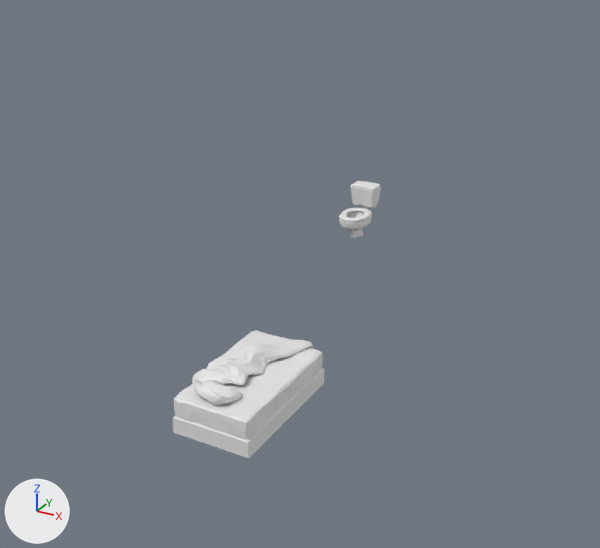
Renders of the Blender file Gregu/room1.blend from each side of a commit.
Rendered twice from a 50 mm lens placed at (3.76, -6.6, 5.2), pointed at (-2.97, 5.64, -0.92). The lights are fixed; the arrows at lower left show +X, +Y and +Z.

The older version as bpy lines, for what is in view:
```python
ob_circle_001 = bpy.data.objects.new('Circle.001', me_circle_001)
ob_circle_001.location = (0.79, 1.14, -0.02)
ob_cube_004 = bpy.data.objects.new('Cube.004', me_cube_004)
ob_cube_004.location = (-0.61, -0.32, 0.45)
ob_cube_004.rotation_euler = (0.0, 0.0, 3.142)  # degrees (0, 0, 180)
ob_cylinder_005 = bpy.data.objects.new('Cylinder.005', me_cylinder_005)
ob_cylinder_005.location = (-1.92, 5.69, 0.0)
ob_cylinder_006 = bpy.data.objects.new('Cylinder.006', me_cylinder_006)
ob_cylinder_006.location = (-1.92, 5.69, 0.0)
ob_cylinder_009 = bpy.data.objects.new('Cylinder.009', me_cylinder_008)
ob_cylinder_009.location = (-1.79, 15.15, 0.0)
ob_cylinder_010 = bpy.data.objects.new('Cylinder.010', me_cylinder_009)
ob_cylinder_010.location = (-1.79, 15.15, 0.0)
ob_plane_010 = bpy.data.objects.new('Plane.010', me_plane_010)
ob_plane_010.location = (0.0, 0.0, 0.0)
ob_plane_011 = bpy.data.objects.new('Plane.011', me_plane_011)
ob_plane_011.location = (0.0, 0.0, 0.0)
ob_plane_012 = bpy.data.objects.new('Plane.012', me_plane_012)
ob_plane_012.location = (-1.82, 14.65, 0.0)
# also in view: 'Cube.001' at (-0.61, 0.23, 0.33); 'Cube.002' at (-0.69, -0.36, 0.51); 'Cube.003' at (-0.61, 0.23, 0.11)
```
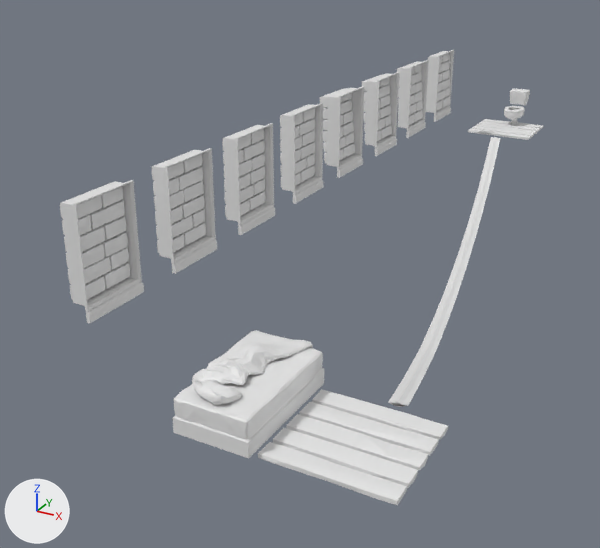
Pixel boxes [x1, y1, x2, y2] of what changed, in the pictures (600 x 548 px):
'Plane.010', shown: after [61, 50, 454, 323]
'Plane.011', shown: after [60, 53, 450, 300]
'Plane.008', shown: after [258, 389, 448, 506]
'Circle.004', added: after [389, 137, 500, 407]
'Circle.001', shown: after [394, 137, 497, 407]
'Cylinder.005', hidden: before [339, 181, 381, 238]
'Plane.012', shown: after [468, 119, 543, 140]
'Cylinder.010', shown: after [504, 89, 530, 125]
'Cylinder.006', hidden: before [339, 207, 372, 223]
'Cylinder.009', shown: after [504, 106, 525, 113]

The change, as a list of edits to the scene's bpy script:
```text
Add me_circle_004:
    me_circle_004.from_pydata(...)  # 44 vertices, 40 faces; spans x -2.72..0.12, y -0.01..12.58, z -0.87..-0.02
Change ob_cylinder_006:
    add ob_cylinder_006.hide_set(True)  # its collection is switched off
Change ob_cylinder_005:
    add ob_cylinder_005.hide_set(True)  # its collection is switched off
Change ob_cylinder_010:
    remove ob_cylinder_010.hide_set(True)  # its collection is switched off
Change ob_cylinder_009:
    remove ob_cylinder_009.hide_set(True)  # its collection is switched off
Change ob_plane_012:
    remove ob_plane_012.hide_set(True)  # its collection is switched off
Change ob_plane_011:
    remove ob_plane_011.hide_set(True)  # its collection is switched off
Change ob_plane_010:
    remove ob_plane_010.hide_set(True)  # its collection is switched off
Change ob_circle_001:
    remove ob_circle_001.hide_set(True)  # its collection is switched off
Change ob_plane_008:
    remove ob_plane_008.hide_set(True)  # its collection is switched off
Add ob_circle_004:
    ob_circle_004 = bpy.data.objects.new('Circle.004', me_circle_004)
    ob_circle_004.location = (0.79, 1.14, -0.02)
```
